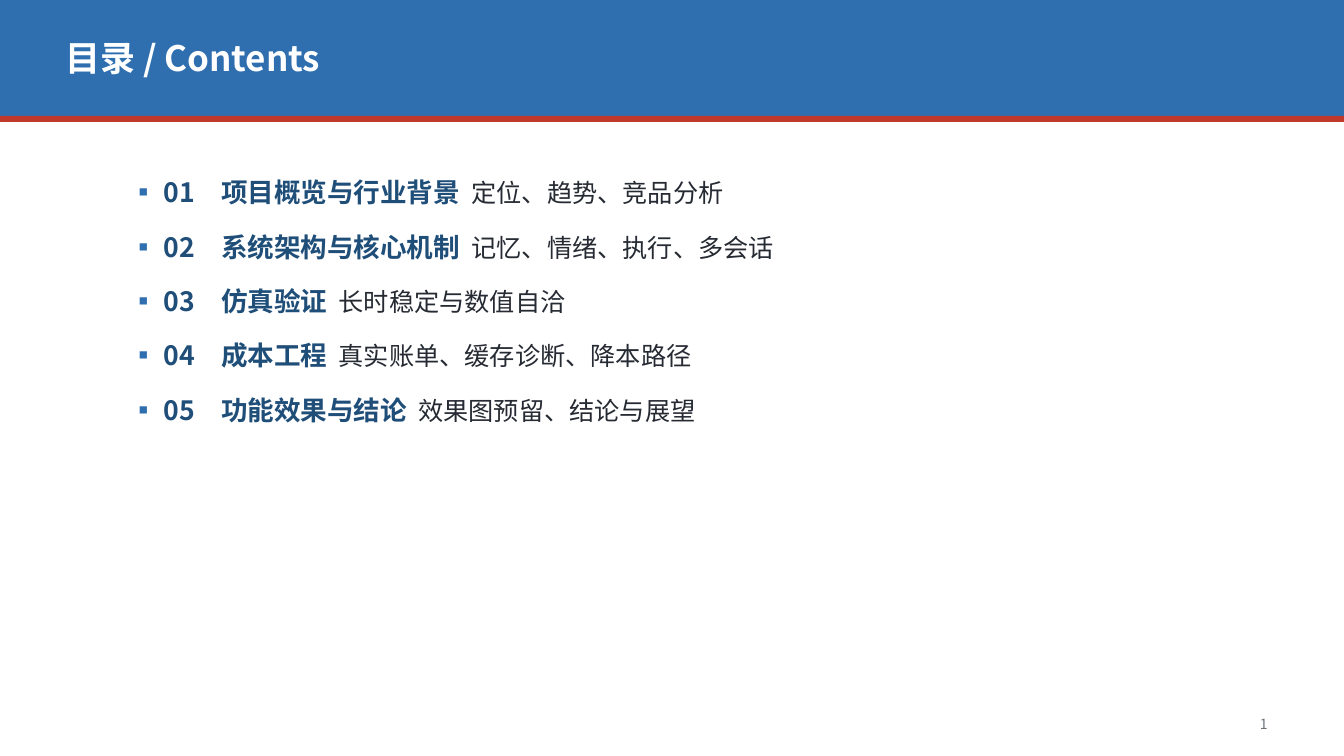
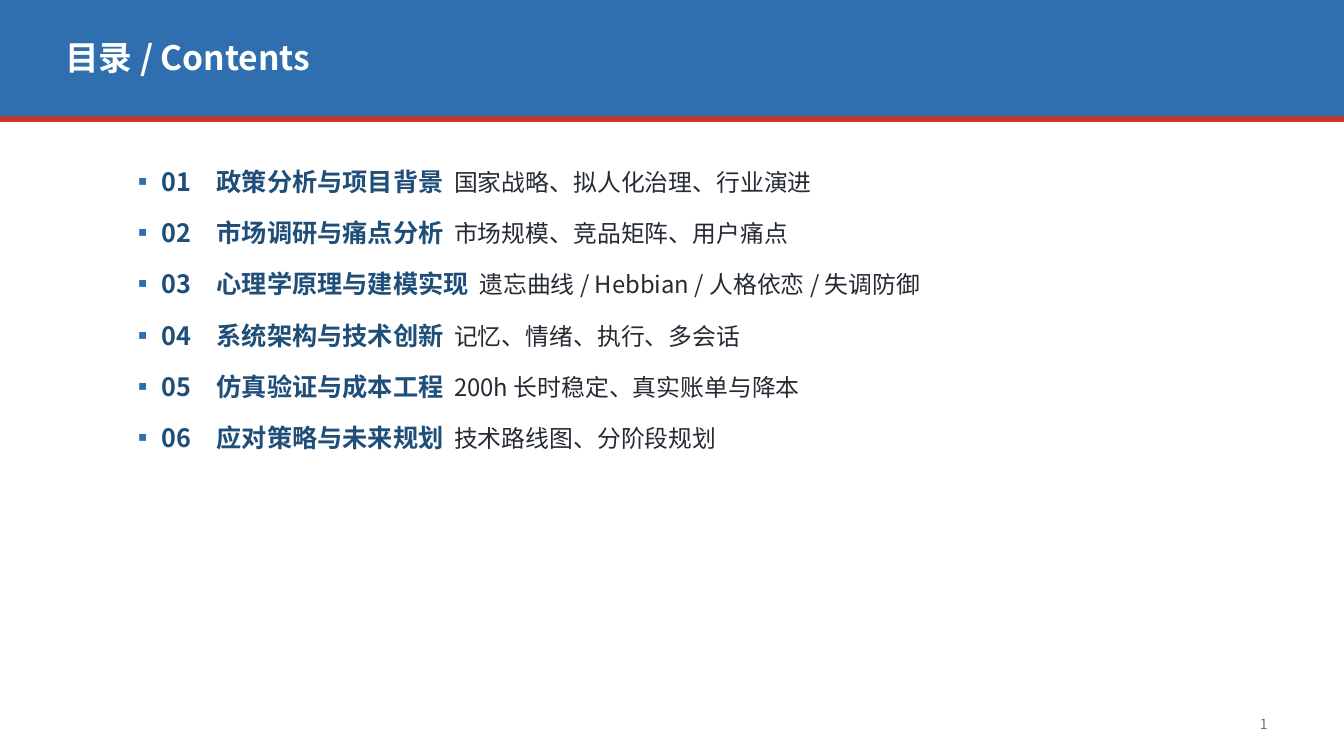
Before and after one commit to Zjx20252082383/astrbot-deepseek-template, a slide deck: slide 3 of core/识海_深度项目调研汇报.pptx (slide 2 before the commit). Drawn at 1344x756 pixels with LibreOffice and Linux fonts; fonts in the diff are those of the drawing. Boxes give left, top, right and bottom in pixels: in the first picture for what was removed or moved away, otherwise in the second. Text is boxed around its words. In the diff, an @@ line names an element or a change of style, - is before the commit and + after.

Commit message:
增强调研PPT：新增Hook、政策分析、市场规模与痛点、心理学原理简介+建模实现、技术创新与未来规划，扩至34页

```diff
--- a/core/识海_深度项目调研汇报.pptx
+++ b/core/识海_深度项目调研汇报.pptx
@@ text "目录 / Contents" at box(65, 43, 311, 73): size 25 to 24 pt @@
@@ text at box(162, 169, 920, 450): text changed; size 18 to 17 pt @@
-▪ 01 项目概览与行业背景 定位、趋势、竞品分析
-▪ 02 系统架构与核心机制 记忆、情绪、执行、多会话
-▪ 03 仿真验证 长时稳定与数值自洽
-▪ 04 成本工程 真实账单、缓存诊断、降本路径
-▪ 05 功能效果与结论 效果图预留、结论与展望
+▪ 01 政策分析与项目背景 国家战略、拟人化治理、行业演进
+▪ 02 市场调研与痛点分析 市场规模、竞品矩阵、用户痛点
+▪ 03 心理学原理与建模实现 遗忘曲线 / Hebbian / 人格依恋 / 失调防御
+▪ 04 系统架构与技术创新 记忆、情绪、执行、多会话
+▪ 05 仿真验证与成本工程 200h 长时稳定、真实账单与降本
+▪ 06 应对策略与未来规划 技术路线图、分阶段规划
```
Also in this commit, not shown: 21 other slides changed, 11 slides added, 1 slide removed, 2 other files.
